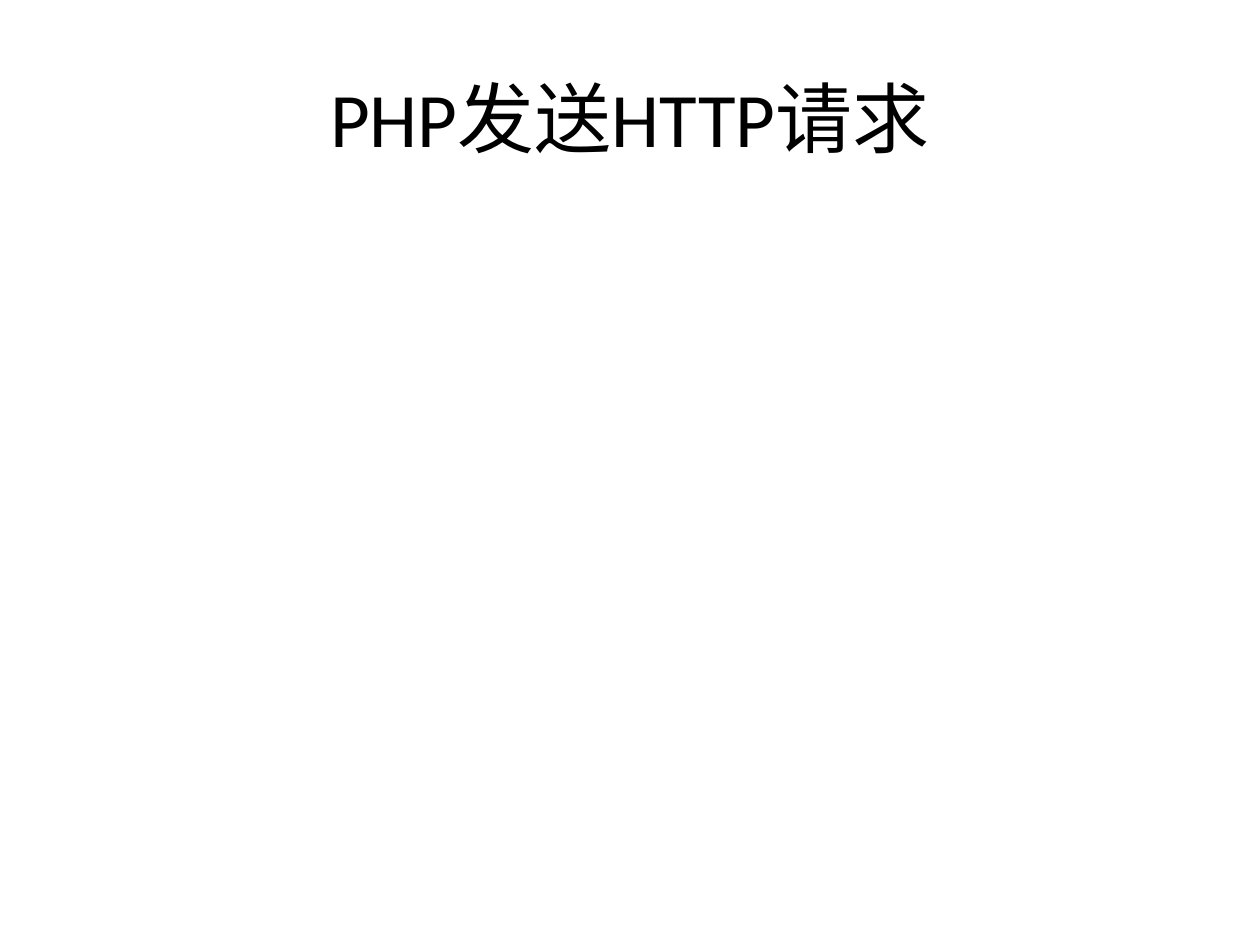
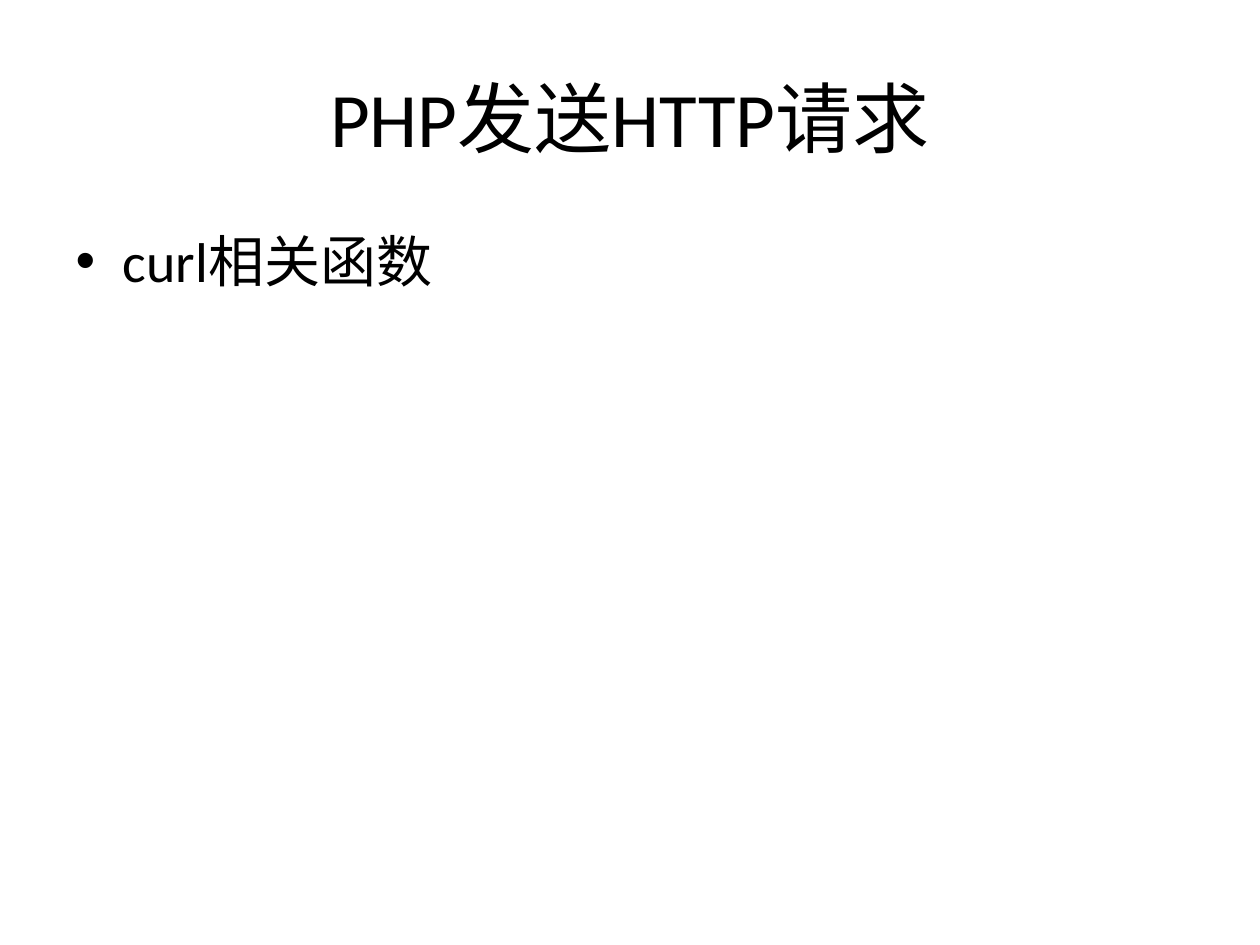
Before and after one commit to zhan3333/php-example, a slide deck: slide 11 of doc/ppt/第七课-http协议.pptx. Drawn at 1260x945 pixels with LibreOffice and Linux fonts; fonts in the diff are those of the drawing. Boxes give left, top, right and bottom in pixels: in the first picture for what was removed or moved away, otherwise in the second. Text is boxed around its words. In the diff, an @@ line names an element or a change of style, - is before the commit and + after.

```diff
--- a/doc/ppt/第七课-http协议.pptx
+++ b/doc/ppt/第七课-http协议.pptx
@@ text added at (123, 235, 433, 287), 32 pt, text #000000 @@
+• curl相关函数
```
Also in this commit, not shown: 7 other slides changed, 10 other files.
